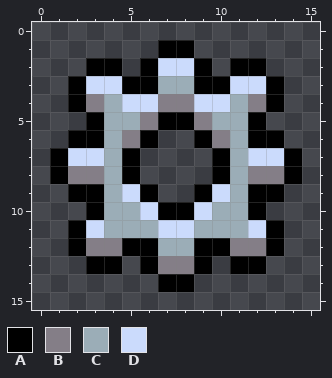
File history of a pixel-art sprite, media/art/ui/settings.png. The first picture shows the starting point.
The file is 16x16 pixels.
Palette (. is transparent): A #000000  B #847e87  C #9badb7  D #cbdbfc
Now the later version:
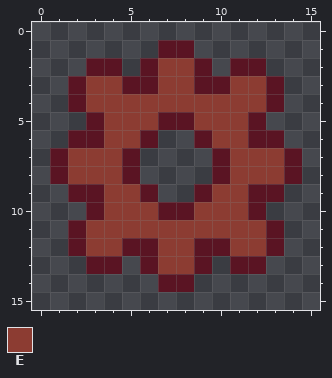
Colours new in this view: E #8c3c32
From old to new:
Colour A changes from #000000 to #5a1423.
Colour B gives way to colour E in row 4 at x 3, 7 to 8 and 12; in row 5 at x 6 and 9; in row 6 at x 5 and 10; in row 8 at x 2 to 3 and 12 to 13; in row 12 at x 3 to 4 and 11 to 12; in row 13 at x 7 to 8.
Colour C gives way to colour E in row 3 at x 7 to 8; in row 4 at x 4 and 11; in row 5 at x 4 to 5 and 10 to 11; in rows 6 to 9 at x 4 and 11; in row 10 at x 4 to 5 and 10 to 11; in row 11 at x 4 to 6 and 9 to 11.
Colour C gives way to colour E in row 12 at x 7 to 8.
Colour D gives way to colour E in row 2 at x 7 to 8; in row 3 at x 3 to 4 and 11 to 12; in row 4 at x 5 to 6 and 9 to 10; in row 7 at x 2 to 3 and 12 to 13; in row 9 at x 5 and 10; in row 10 at x 6 and 9.
Colour D gives way to colour E in row 11 at x 3, 7 to 8 and 12.
